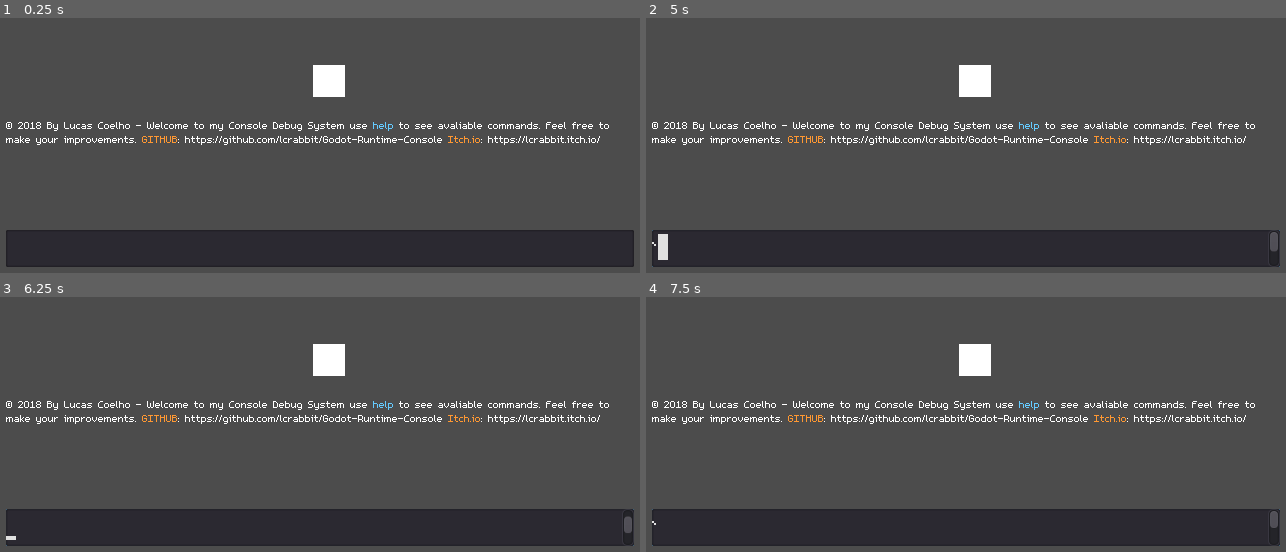
Above: before the commit, frames 1-4 (two rows, left to right).
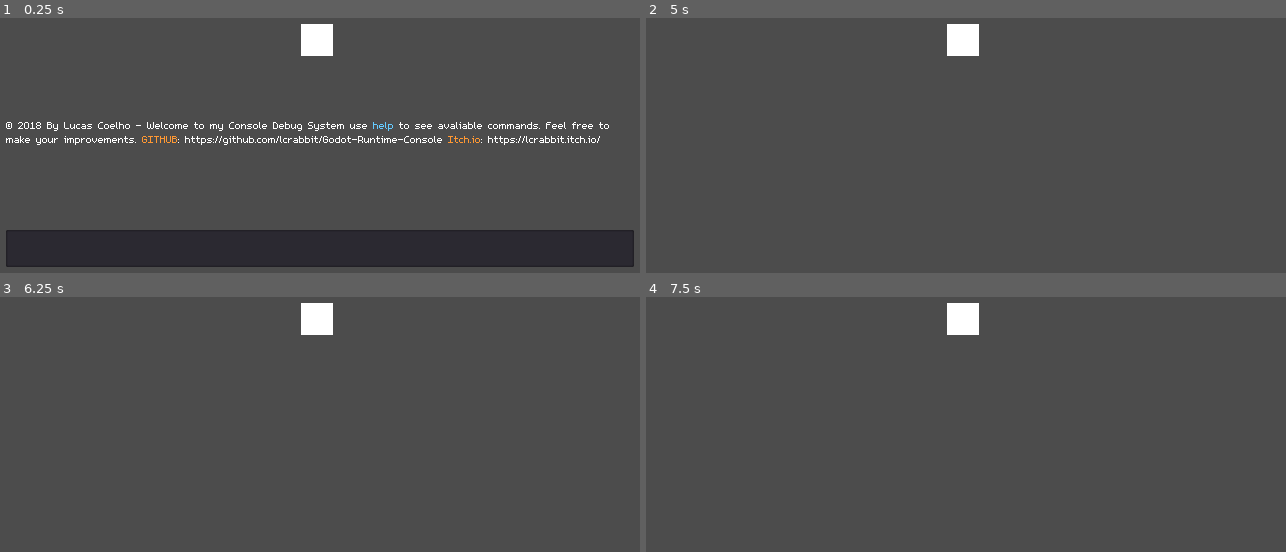
Above: after the commit, the same moments.

Repository: coelhucas/Godot-Runtime-Console
Game: Godot game, scene res://main.tscn
Two runs of this game, one before a commit and one after it. Both use one fixed random seed, a clock stepped at 60 frames per second and the inputs below.
Inputs (mouse positions are in pixels of both pictures, inside the frame that each line leads up to):
- Up to frame 1 (0.25 s): no input
- Up to frame 2 (5 s): click (966, 247) at 0.52 s; type "12" at 0.6 s; tap Enter at 1.25, 2.75 s; tap Insert (ui_select) at 1.52, 2.27, 3.77, 4.52 s; tap Space at 2, 4.25 s; hold Left (ui_left) 2.03-2.78 s; hold Left (ui_left) from 4.28 s (still down); tap ` (toggle_console, bound only after the commit) at 4.9 s
- Up to frame 3 (6.25 s): keep holding Left (ui_left); tap Insert (ui_select) at 5.27 s; tap Enter at 5.75 s
- Up to frame 4 (7.5 s): tap Space at 6.5 s; release Left (ui_left) at 6.53 s; tap Insert (ui_select) at 6.77 s

The runs differ from the first frame. In frame 1, 1.3% of the frame differs, in the area x 47-54%, y 2-31%; in frame 2, 17%; in frame 3, 17%; in frame 4, 17%, in the area x 0-100%, y 2-98%.

Commit message:
Added Input "Toggle_console"

Diff:
--- a/main.tscn
+++ b/main.tscn
@@ -8,7 +8,7 @@
 
 [node name="Player" type="KinematicBody2D" parent="."]
 
-position = Vector2( 328.779, 167.814 )
+position = Vector2( 316.536, 127.003 )
 input_pickable = false
 collision_layer = 1
 collision_mask = 1
--- a/project.godot
+++ b/project.godot
@@ -33,6 +33,8 @@
 ui_select=[ Object(InputEventJoypadButton,"resource_local_to_scene":false,"resource_name":"","device":0,"button_index":3,"pressure":0.0,"pressed":false,"script":null)
 , Object(InputEventKey,"resource_local_to_scene":false,"resource_name":"","device":0,"alt":false,"shift":false,"control":false,"meta":false,"command":false,"pressed":false,"scancode":16777223,"unicode":0,"echo":false,"script":null)
  ]
+toggle_console=[ Object(InputEventKey,"resource_local_to_scene":false,"resource_name":"","device":0,"alt":false,"shift":false,"control":false,"meta":false,"command":false,"pressed":false,"scancode":96,"unicode":0,"echo":false,"script":null)
+ ]
 
 [rendering]
 
